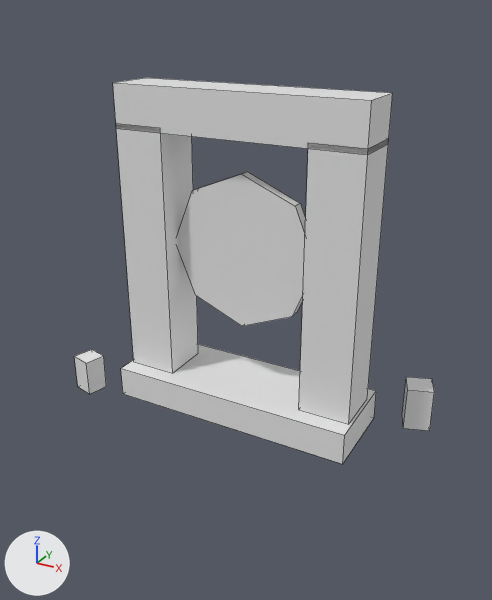
The FBX model Assets/Art/Models/Buildings/Portal.fbx, before and after one commit.
Rendered twice from a 50 mm lens placed at (1.88, -3.39, 2.46), pointed at (0.08, -0.12, 0.83). Every picture has the same lights, and +X, +Y and +Z are marked at lower left. The picture after the commit comes second. Mesh edges are drawn as thin lines. Where no turn or scale is listed for an object, it has been applied to the vertices.

Objects in the first picture: 'Portal'.
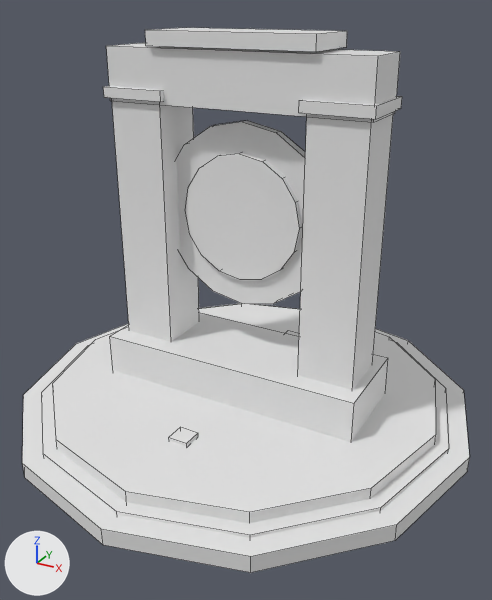
The change in detail:
Material 'GemCyan' (mat_gemcyan) is new.
Its base color is (0.8, 0.8, 0.8) (white #e7e7e7).
Material 'Gold' (mat_gold) is new.
Its base color is (0.8, 0.8, 0.8) (white #e7e7e7).
me_cube is used by ob_portal; location (0.0, 0.0, 0.0).
me_cube had 64 vertices, 46 faces and spanned x -1.14..1.15, y -0.39..0.45, z 0.0..2.03.
me_cube now has 244 vertices, 168 faces and spans x -1.45..1.45, y -1.45..1.45, z 0.0..2.32.
me_cube part 1: a new loose piece, a 12-sided cylinder along z spanning x -1.45..1.45, y -1.45..1.45, z 0.0..0.1, in mat_stonedark (white #e7e7e7).
me_cube part 2: a new loose piece, a 12-sided cylinder along z spanning x -1.33..1.33, y -1.33..1.33, z 0.082..0.118, in mat_gold (white #e7e7e7).
me_cube part 3: a new loose piece, a 12-sided cylinder along z spanning x -1.25..1.25, y -1.25..1.25, z 0.095..0.185, in mat_stone (white #e7e7e7).
me_cube part 4: a new loose piece, a box spanning x -0.85..0.85, y -0.3..0.3, z 0.16..0.44, in mat_stonedark (white #e7e7e7).
me_cube part 5: the loose piece of 8 vertices spanning x -0.78..-0.46, y -0.16..0.16, z 0.2..1.8 is moved by (0.0, 0.0, 0.18).
me_cube part 6: a new loose piece, a box spanning x -0.82..-0.42, y -0.2..0.2, z 1.95..2.01, in mat_gold (white #e7e7e7).
me_cube part 7: the loose piece of 8 vertices spanning x 0.46..0.78, y -0.16..0.16, z 0.2..1.8 is moved by (0.0, 0.0, 0.18).
me_cube part 8: a new loose piece, a box spanning x 0.42..0.82, y -0.2..0.2, z 1.95..2.01, in mat_gold (white #e7e7e7).
me_cube part 9: a new loose piece, a box spanning x -0.8..0.8, y -0.17..0.17, z 1.93..2.23, in mat_stone (white #e7e7e7).
me_cube part 10: a new loose piece, a box spanning x -0.5..0.5, y -0.2..0.2, z 2.24..2.32, in mat_gold (white #e7e7e7).
me_cube part 11: a new loose piece, a 16-sided cylinder along y spanning x -0.55..0.55, y -0.03..0.03, z 0.75..1.85, in mat_crystal (white #e7e7e7).
me_cube part 12: a new loose piece, a 16-sided cylinder along y spanning x -0.38..0.38, y -0.06..0.02, z 0.92..1.68, in mat_gemcyan (white #e7e7e7).
me_cube part 13: a new loose piece, a box spanning x -0.06..0.06, y 0.66..0.78, z 0.175..0.205, in mat_gemcyan (white #e7e7e7).
me_cube part 14: a new loose piece, a box spanning x -0.06..0.06, y -0.78..-0.66, z 0.175..0.205, in mat_gemcyan (white #e7e7e7).
me_cube part 15: the loose piece of 16 vertices spanning x -0.48..0.48, y -0.03..0.04, z 0.6..1.56 is deleted.
me_cube part 16: the loose piece of 8 vertices spanning x -0.8..0.8, y -0.28..0.28, z 0.0..0.2 is deleted.
me_cube part 17: the loose piece of 8 vertices spanning x 0.95..1.15, y 0.25..0.45, z 0.0..0.28 is deleted.
me_cube part 18: the loose piece of 8 vertices spanning x -0.78..0.78, y -0.16..0.16, z 1.77..2.03 is deleted.
me_cube part 19: the loose piece of 8 vertices spanning x -1.14..-0.96, y -0.39..-0.21, z 0.0..0.24 is deleted.
Other edits to the shape of me_cube do not show in these pictures.
me_cube gains material mat_gold (white #e7e7e7).
me_cube gains material mat_gemcyan (white #e7e7e7).

Boxes (x1, y1, x2, y2) around the edits, measured in the pictures (492 x 600 px; the box of a moved part takes in the faces that stretch with it):
'Portal', reshaped (25% wider, 41% taller): before (75, 78, 434, 464); after (22, 28, 470, 573)
part 1 of me_cube, added: after (22, 303, 470, 573)
part 2 of me_cube, added: after (42, 342, 449, 538)
part 3 of me_cube, added: after (53, 304, 436, 523)
part 4 of me_cube, added: after (110, 313, 388, 442)
part 5 of me_cube, moved or reshaped: before (116, 124, 198, 373); after (112, 98, 199, 342)
part 6 of me_cube, added: after (103, 86, 164, 102)
part 7 of me_cube, moved or reshaped: before (299, 140, 388, 424); after (298, 114, 393, 390)
part 8 of me_cube, added: after (299, 96, 402, 119)
part 9 of me_cube, added: after (106, 43, 400, 122)
part 10 of me_cube, added: after (145, 28, 347, 52)
part 11 of me_cube, added: after (176, 121, 305, 304)
part 12 of me_cube, added: after (185, 153, 302, 280)
part 13 of me_cube, added (mostly hidden): after (286, 330, 299, 336)
part 14 of me_cube, added: after (169, 427, 198, 446)
part 15 of me_cube, deleted: before (178, 172, 306, 326)
part 16 of me_cube, deleted: before (121, 344, 376, 464)
part 17 of me_cube, deleted: before (402, 377, 434, 431)
part 18 of me_cube, deleted: before (113, 78, 393, 155)
part 19 of me_cube, deleted: before (75, 349, 106, 394)
